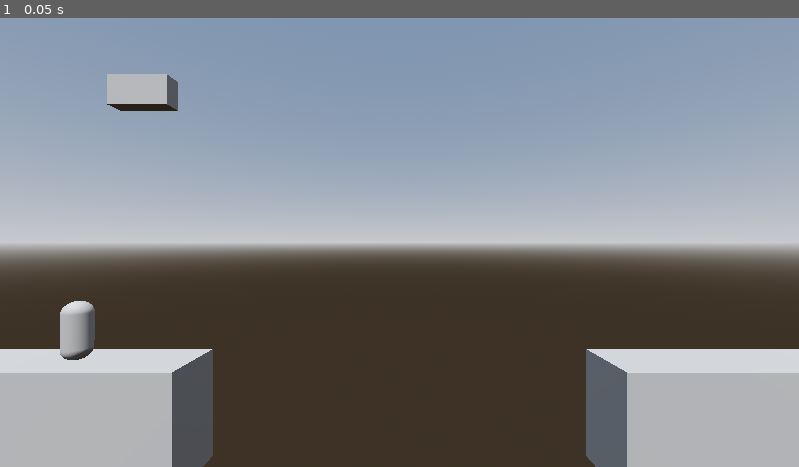
Above: before the commit, frame 1.
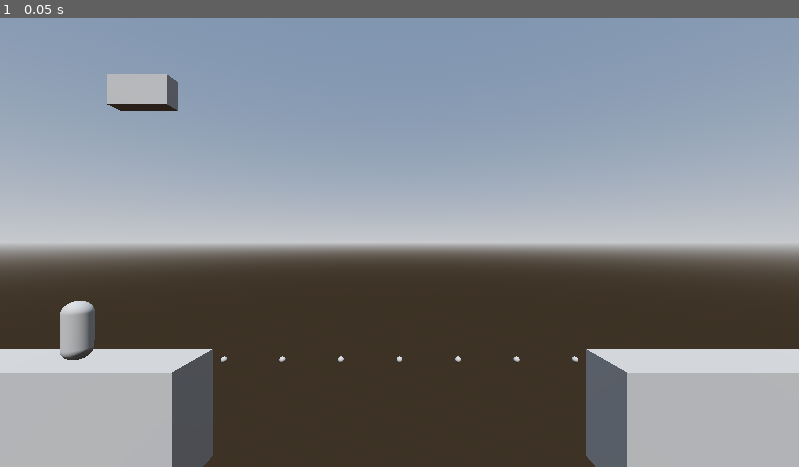
Above: after the commit, the same moment.

Repository: NEKERAFA/ggj-25
Game: Godot game, scene res://scenes/game.tscn
Same seed, same stepped clock (60 frames per second), same inputs: the game is played once before the commit and once after it. The project has no main scene, so this scene is started directly.
Inputs:
- Up to frame 1 (0.05 s): no input

The runs differ from the first frame. In frame 1, less than 0.1% of the frame differs, in the area x 27-73%, y 75-77%.

Commit message:
Added snap area

Diff:
--- a/scenes/game.tscn
+++ b/scenes/game.tscn
@@ -1,8 +1,8 @@
-[gd_scene load_steps=16 format=3 uid="uid://cgcawoq8l0nsc"]
+[gd_scene load_steps=17 format=3 uid="uid://cgcawoq8l0nsc"]
 
 [ext_resource type="Script" path="res://scripts/player.gd" id="1_i5taf"]
 [ext_resource type="Script" path="res://scripts/word.gd" id="2_dfyvr"]
-[ext_resource type="Script" path="res://scenes/area_3d.gd" id="3_31o80"]
+[ext_resource type="Script" path="res://scripts/area_3d.gd" id="3_31o80"]
 
 [sub_resource type="BoxMesh" id="BoxMesh_wem7x"]
 size = Vector3(4, 2, 1)
@@ -48,6 +48,12 @@
 gradient = SubResource("Gradient_yd8sm")
 width = 1980
 height = 1080
+
+[sub_resource type="SphereMesh" id="SphereMesh_7vkr0"]
+radius = 0.05
+height = 0.1
+radial_segments = 16
+rings = 8
 
 [node name="Game" type="Node"]
 
@@ -101,11 +107,12 @@
 [node name="WorldEnvironment" type="WorldEnvironment" parent="."]
 environment = SubResource("Environment_8rasn")
 
-[node name="Word" type="AnimatableBody3D" parent="." node_paths=PackedStringArray("mouse_area")]
+[node name="Word" type="AnimatableBody3D" parent="." node_paths=PackedStringArray("mouse_area", "snap_points")]
 transform = Transform3D(1, 0, 0, 0, 1, 0, 0, 0, 1, -4.37156, 2.55156, 0)
 sync_to_physics = false
 script = ExtResource("2_dfyvr")
-mouse_area = NodePath("../Area3D")
+mouse_area = NodePath("../GrabArea")
+snap_points = NodePath("../SnapPoints")
 
 [node name="MeshInstance3D" type="MeshInstance3D" parent="Word"]
 mesh = SubResource("BoxMesh_gbjh3")
@@ -113,20 +120,106 @@
 [node name="CollisionShape3D" type="CollisionShape3D" parent="Word"]
 shape = SubResource("BoxShape3D_m2cmf")
 
-[node name="Area3D" type="Area3D" parent="."]
+[node name="GrabArea" type="Area3D" parent="."]
 monitoring = false
 monitorable = false
 script = ExtResource("3_31o80")
 
-[node name="CollisionShape3D" type="CollisionShape3D" parent="Area3D"]
+[node name="CollisionShape3D" type="CollisionShape3D" parent="GrabArea"]
 transform = Transform3D(1, 0, 0, 0, 1, 0, 0, 0, 1, 0, 0, -0.5)
 shape = SubResource("BoxShape3D_upjmi")
 disabled = true
 
-[node name="Sprite3D" type="Sprite3D" parent="Area3D"]
+[node name="Sprite3D" type="Sprite3D" parent="GrabArea"]
 visible = false
-modulate = Color(0, 1, 1, 0.235294)
+modulate = Color(0, 1, 1, 0.25098)
 texture = SubResource("GradientTexture2D_r2maj")
+
+[node name="SnapPoints" type="Node" parent="."]
+
+[node name="Marker3D" type="Marker3D" parent="SnapPoints"]
+transform = Transform3D(1, 0, 0, 0, 1, 0, 0, 0, 1, -3, -2, 0)
+
+[node name="MeshInstance3D" type="MeshInstance3D" parent="SnapPoints/Marker3D"]
+mesh = SubResource("SphereMesh_7vkr0")
+
+[node name="Marker3D2" type="Marker3D" parent="SnapPoints"]
+transform = Transform3D(1, 0, 0, 0, 1, 0, 0, 0, 1, -2, -2, 0)
+
+[node name="MeshInstance3D" type="MeshInstance3D" parent="SnapPoints/Marker3D2"]
+mesh = SubResource("SphereMesh_7vkr0")
+
+[node name="Marker3D3" type="Marker3D" parent="SnapPoints"]
+transform = Transform3D(1, 0, 0, 0, 1, 0, 0, 0, 1, -1, -2, 0)
+
+[node name="MeshInstance3D" type="MeshInstance3D" parent="SnapPoints/Marker3D3"]
+mesh = SubResource("SphereMesh_7vkr0")
+
+[node name="Marker3D4" type="Marker3D" parent="SnapPoints"]
+transform = Transform3D(1, 0, 0, 0, 1, 0, 0, 0, 1, 0, -2, 0)
+
+[node name="MeshInstance3D" type="MeshInstance3D" parent="SnapPoints/Marker3D4"]
+mesh = SubResource("SphereMesh_7vkr0")
+
+[node name="Marker3D5" type="Marker3D" parent="SnapPoints"]
+transform = Transform3D(1, 0, 0, 0, 1, 0, 0, 0, 1, 1, -2, 0)
+
+[node name="MeshInstance3D" type="MeshInstance3D" parent="SnapPoints/Marker3D5"]
+mesh = SubResource("SphereMesh_7vkr0")
+
+[node name="Marker3D6" type="Marker3D" parent="SnapPoints"]
+transform = Transform3D(1, 0, 0, 0, 1, 0, 0, 0, 1, 2, -2, 0)
+
+[node name="MeshInstance3D" type="MeshInstance3D" parent="SnapPoints/Marker3D6"]
+mesh = SubResource("SphereMesh_7vkr0")
+
+[node name="Marker3D7" type="Marker3D" parent="SnapPoints"]
+transform = Transform3D(1, 0, 0, 0, 1, 0, 0, 0, 1, 3, -2, 0)
+
+[node name="MeshInstance3D" type="MeshInstance3D" parent="SnapPoints/Marker3D7"]
+mesh = SubResource("SphereMesh_7vkr0")
+
+[node name="Marker3D8" type="Marker3D" parent="SnapPoints"]
+transform = Transform3D(1, 0, 0, 0, 1, 0, 0, 0, 1, -3, -2, 0)
+
+[node name="MeshInstance3D" type="MeshInstance3D" parent="SnapPoints/Marker3D8"]
+mesh = SubResource("SphereMesh_7vkr0")
+
+[node name="Marker3D9" type="Marker3D" parent="SnapPoints"]
+transform = Transform3D(1, 0, 0, 0, 1, 0, 0, 0, 1, -2, -2, 0)
+
+[node name="MeshInstance3D" type="MeshInstance3D" parent="SnapPoints/Marker3D9"]
+mesh = SubResource("SphereMesh_7vkr0")
+
+[node name="Marker3D10" type="Marker3D" parent="SnapPoints"]
+transform = Transform3D(1, 0, 0, 0, 1, 0, 0, 0, 1, -1, -2, 0)
+
+[node name="MeshInstance3D" type="MeshInstance3D" parent="SnapPoints/Marker3D10"]
+mesh = SubResource("SphereMesh_7vkr0")
+
+[node name="Marker3D11" type="Marker3D" parent="SnapPoints"]
+transform = Transform3D(1, 0, 0, 0, 1, 0, 0, 0, 1, 0, -2, 0)
+
+[node name="MeshInstance3D" type="MeshInstance3D" parent="SnapPoints/Marker3D11"]
+mesh = SubResource("SphereMesh_7vkr0")
+
+[node name="Marker3D12" type="Marker3D" parent="SnapPoints"]
+transform = Transform3D(1, 0, 0, 0, 1, 0, 0, 0, 1, 1, -2, 0)
+
+[node name="MeshInstance3D" type="MeshInstance3D" parent="SnapPoints/Marker3D12"]
+mesh = SubResource("SphereMesh_7vkr0")
+
+[node name="Marker3D13" type="Marker3D" parent="SnapPoints"]
+transform = Transform3D(1, 0, 0, 0, 1, 0, 0, 0, 1, 2, -2, 0)
+
+[node name="MeshInstance3D" type="MeshInstance3D" parent="SnapPoints/Marker3D13"]
+mesh = SubResource("SphereMesh_7vkr0")
+
+[node name="Marker3D14" type="Marker3D" parent="SnapPoints"]
+transform = Transform3D(1, 0, 0, 0, 1, 0, 0, 0, 1, 3, -2, 0)
+
+[node name="MeshInstance3D" type="MeshInstance3D" parent="SnapPoints/Marker3D14"]
+mesh = SubResource("SphereMesh_7vkr0")
 
 [connection signal="input_event" from="Player" to="Player" method="_on_input_event"]
 [connection signal="mouse_entered" from="Player" to="Player" method="_on_mouse_entered"]
--- a/scenes/area_3d.gd
+++ b/scripts/area_3d.gd
@@ -1,9 +1,13 @@
 extends Area3D
 class_name MouseGrabArea3D
+
+var _snap_area: bool = false
+
 
 # Called every frame. 'delta' is the elapsed time since the previous frame.
 func _process(delta: float) -> void:
 	$Sprite3D.visible = monitoring
+	$Sprite3D.modulate = Color(1, 0, 0, 0.25) if _snap_area else Color(0, 1, 1, 0.25)
 
 
 func start_grab() -> void:
--- /dev/null
+++ b/scripts/snapable_area.gd
@@ -0,0 +1,11 @@
+extends Area3D
+
+
+func _on_body_entered(body: Node3D) -> void:
+	if body is Word:
+		(body as Word).start_snap()
+
+
+func _on_body_exited(body: Node3D) -> void:
+	if body is Word:
+		(body as Word).release_snap()
--- a/scripts/word.gd
+++ b/scripts/word.gd
@@ -1,15 +1,19 @@
 extends AnimatableBody3D
+class_name Word
 
 
 const GRABBED_WAIT = 0.2
+const MIN_SNAP = -1
 
 
 var _grabbed: bool = false
 var _gabbed_time: float = 0.0
 var _moved: bool = false
+var _snapping: bool = false
 
 
 @export var mouse_area: MouseGrabArea3D = null
+@export var snap_points: Node = null
 
 
 func _ready() -> void:
@@ -25,6 +29,14 @@
 			# Rotate and reset
 			rotate_z(deg_to_rad(90))
 			_reset_grab()
+
+
+func _physics_process(delta: float) -> void:
+	if _grabbed:
+		if global_position.y < MIN_SNAP and not _snapping:
+			start_snap()
+		elif global_position.y >= MIN_SNAP and _snapping:
+			release_snap()
 
 
 func _on_input_event(camera: Node, event: InputEvent, event_position: Vector3, normal: Vector3, shape_idx: int) -> void:
@@ -45,6 +57,9 @@
 
 			# Reset grab state
 			_reset_grab()
+
+			if _snapping:
+				_snap_to_nearest()
 
 	# Move grab state
 	if event is InputEventMouseMotion:
@@ -70,3 +85,26 @@
 	_moved = false
 	$CollisionShape3D.disabled = false
 	mouse_area.release_grab()
+
+
+func _snap_to_nearest():
+	var nearest = null
+	for point: Node3D in snap_points.get_children():
+		if (
+			not nearest
+			or position.distance_to(point.position) < position.distance_to(nearest)
+		):
+			nearest = point.position
+
+	if nearest:
+		position = nearest
+
+
+func start_snap():
+	_snapping = true
+	mouse_area._snap_area = true
+
+
+func release_snap():
+	_snapping = false
+	mouse_area._snap_area = false
